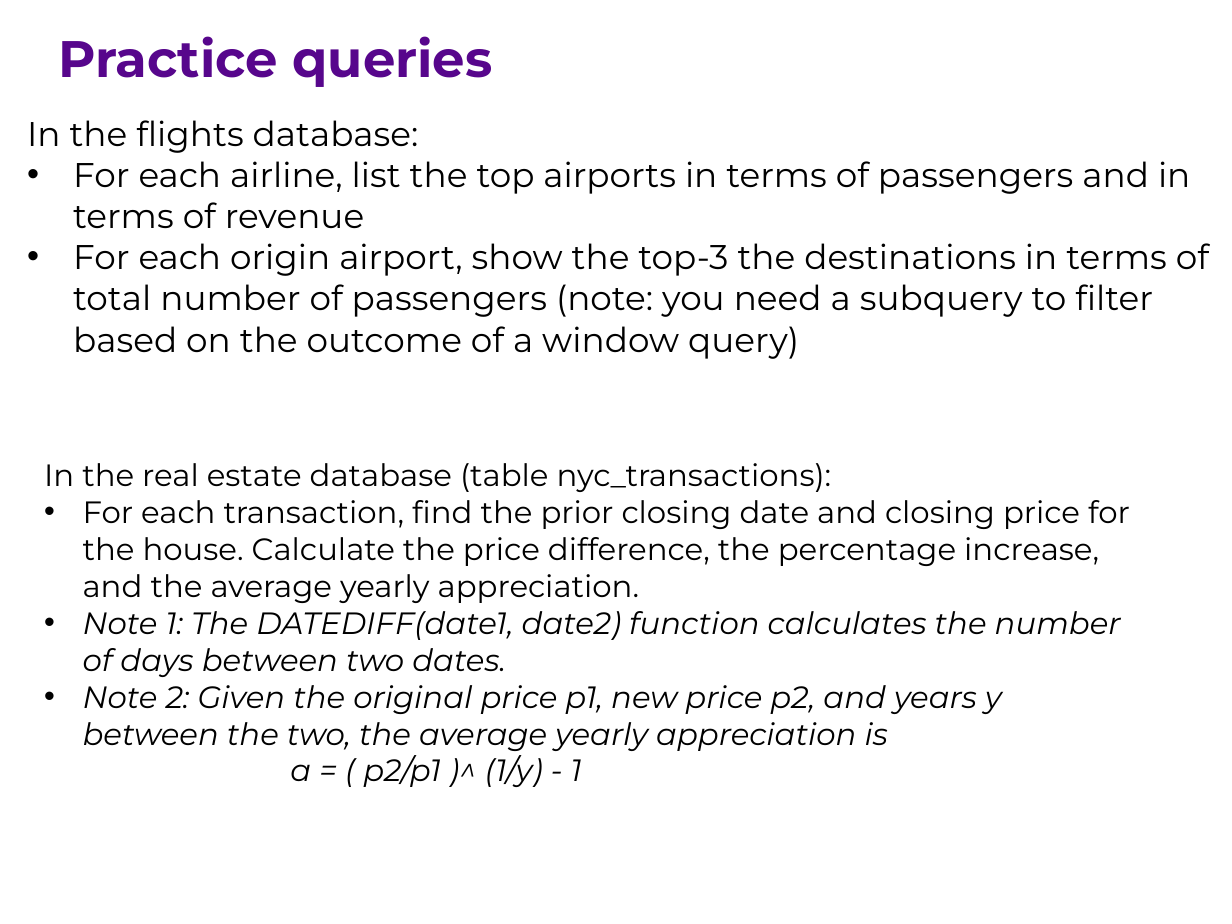
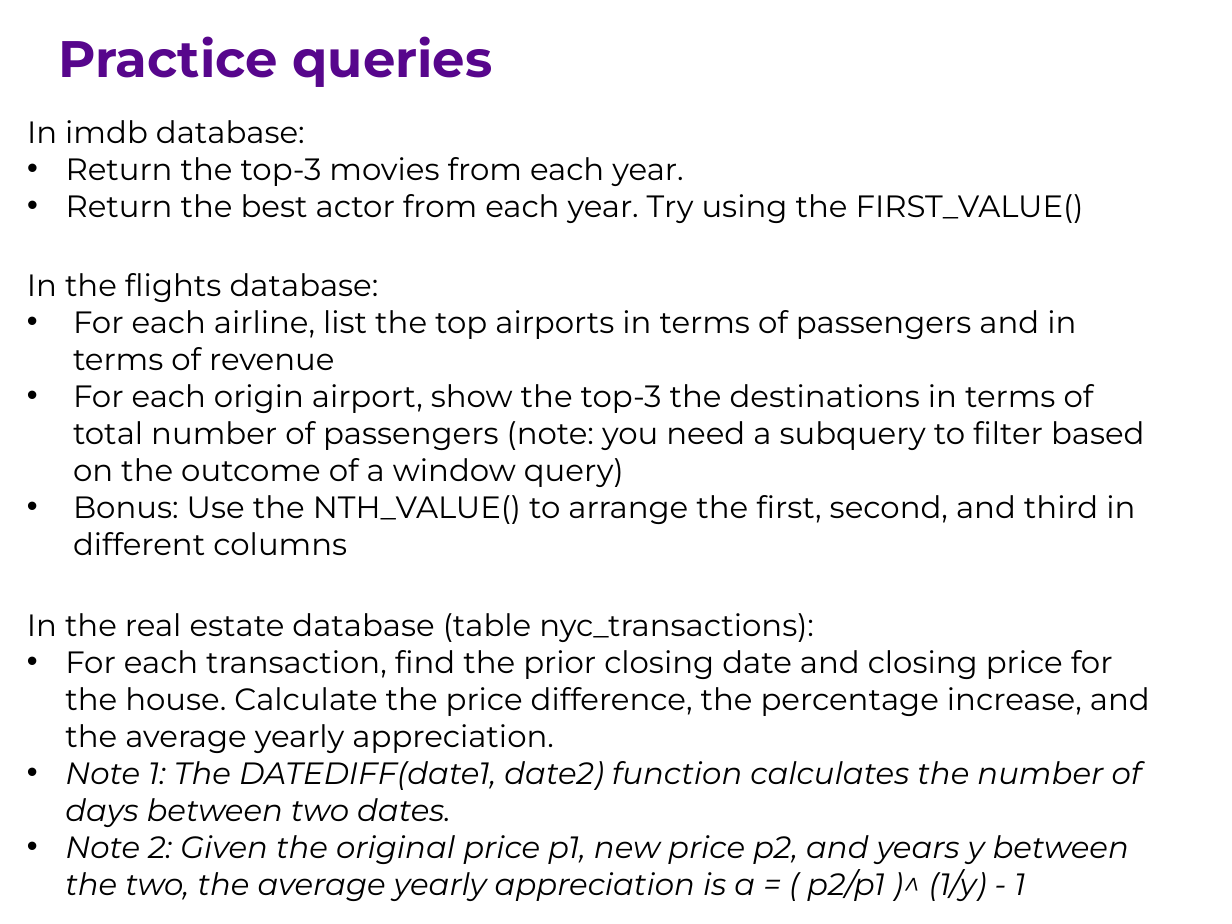
Before and after one commit to ipeirotis/introduction-to-databases, a slide deck: slide 15 of session7/G-Window_queries.pptx. Drawn at 1232x924 pixels with LibreOffice and Linux fonts; fonts in the diff are those of the drawing. Boxes give left, top, right and bottom in pixels: in the first picture for what was removed or moved away, otherwise in the second. Text is boxed around its words. In the diff, an @@ line names an element or a change of style, - is before the commit and + after.

```diff
--- a/session7/G-Window_queries.pptx
+++ b/session7/G-Window_queries.pptx
@@ text added at (27, 120, 1084, 223), 18 pt, text #000000 @@
+In imdb database:
+• Return the top-3 movies from each year.
+• Return the best actor from each year. Try using the FIRST_VALUE()
@@ text "In the flights database:": place and size @@
-text "In the flights database:" at (27, 120, 1209, 359)
+text "In the flights database:" at (27, 273, 1144, 555)
@@ text at (27, 273, 1144, 487): size 20 to 18 pt in "In the flights database:", "For each airline, list the top airports ...", "For each origin airport, show the top-3 ..." @@
@@ text at (73, 495, 1135, 555): paragraph added @@
+• Bonus: Use the NTH_VALUE() to arrange the first, second, and third in different columns
@@ text "In the real estate database ..." rewrapped from (44, 463, 1130, 787) to (27, 613, 1150, 901) @@
```
Also in this commit, not shown: 1 other slide changed.
